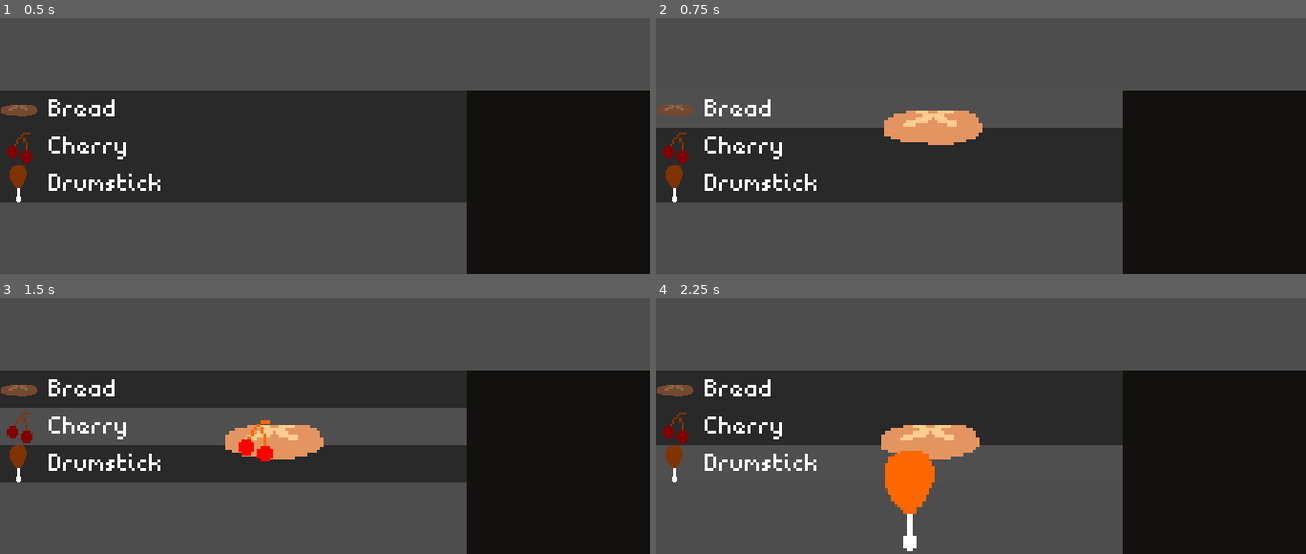
Above: before the commit, frames 1-4 (two rows, left to right).
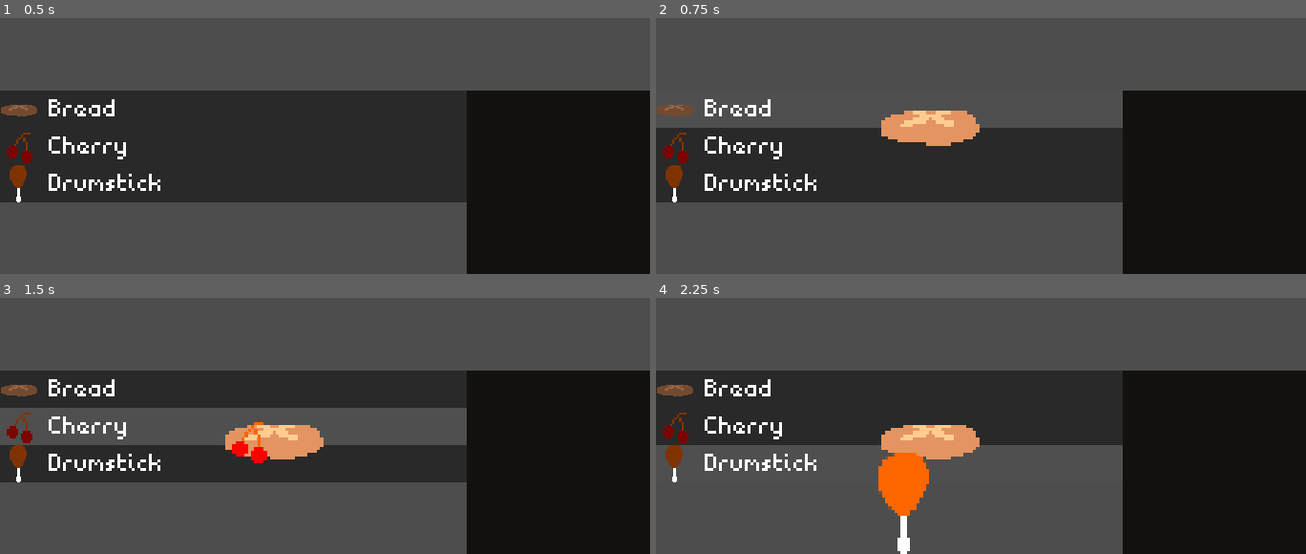
Above: after the commit, the same moments.

Repository: InRe-Dan/gmtk2024
Game: Godot game, scene res://main.tscn
Two runs of this game, one before a commit and one after it. Both use one fixed random seed, a clock stepped at 60 frames per second and the inputs below. The engine's default icon, where the game draws it, is replaced by a stand-in: a white triangle on a blue panel in a dark square.
Inputs (mouse positions are in pixels of both pictures, inside the frame that each line leads up to):
- Up to frame 1 (0.5 s): no input
- Up to frame 2 (0.75 s): click (890, 110) at 0.5 s
- Up to frame 3 (1.5 s): click (234, 426) at 1.27 s
- Up to frame 4 (2.25 s): click (890, 464) at 2.02 s

Frame 1 is identical in both runs. In frame 2, 0.2% of the frame differs, in the area x 34-51%, y 36-50%; in frame 3, 0.4%; in frame 4, 0.8%, in the area x 34-43%, y 59-100%.

Commit message:
Item selection

Diff:
--- a/Grid/grid.gd
+++ b/Grid/grid.gd
@@ -50,6 +50,7 @@
 	held_item = new_item
 	held_item.pickup()
 	add_child(new_item)
+	new_item.position = get_local_mouse_position()
 	if current_slot:
 		_on_slot_mouse_entered(current_slot)
 
@@ -60,12 +61,14 @@
 
 	if held_item and is_instance_valid(held_item):
 		can_place = check_slot_availability(get_slot_positions(current_slot, held_item.item))
-	else:
+	elif slot:
 		slot.set_color(GridSlot.State.SELECTED)
 
 
 ## Mouse hovered off grid slot
 func _on_slot_mouse_exited() -> void:
+	current_slot = null
+
 	# Clear slot statuses
 	for row: Array[GridSlot] in matrix:
 		for grid_slot: GridSlot in row:
@@ -124,6 +127,7 @@
 		return
 
 	var item: GridItem = held_item
+	var hovered_slot: GridSlot = current_slot
 	var slots: Array[GridSlot]
 
 	held_item = null
@@ -147,15 +151,17 @@
 
 	drag_offset = Vector2i.ZERO
 	_on_slot_mouse_exited()
-	_on_slot_mouse_entered(current_slot)
+	_on_slot_mouse_entered(hovered_slot)
 
 
 ## Attempts to pick up an item in the hovered slot
 func pick_item() -> void:
 	if held_item or not current_slot: return
 
-	if is_instance_valid(current_slot.item_stored):
-		held_item = current_slot.item_stored
+	var hovered_slot: GridSlot = current_slot
+
+	if is_instance_valid(hovered_slot.item_stored):
+		held_item = hovered_slot.item_stored
 		held_item.pickup()
 	else:
 		return
@@ -168,15 +174,17 @@
 	for grid_pos in get_slot_positions(root_slot, held_item.item):
 		(matrix[grid_pos.y][grid_pos.x] as GridSlot).item_stored = null
 
-	drag_offset = current_slot.grid_position - root_slot.grid_position
+	drag_offset = hovered_slot.grid_position - root_slot.grid_position
 
 	_on_slot_mouse_exited()
-	_on_slot_mouse_entered(current_slot)
+	_on_slot_mouse_entered(hovered_slot)
 
 
 
 ## Returns a list of slot positions based on the passed slot and passed item
 func get_slot_positions(slot: GridSlot, item: Item) -> Array[Vector2i]:
+	if not slot: return []
+
 	var positions: Array[Vector2i]
 
 	# Iterate over all of the cell positions relative to the root (0, 0) cell
